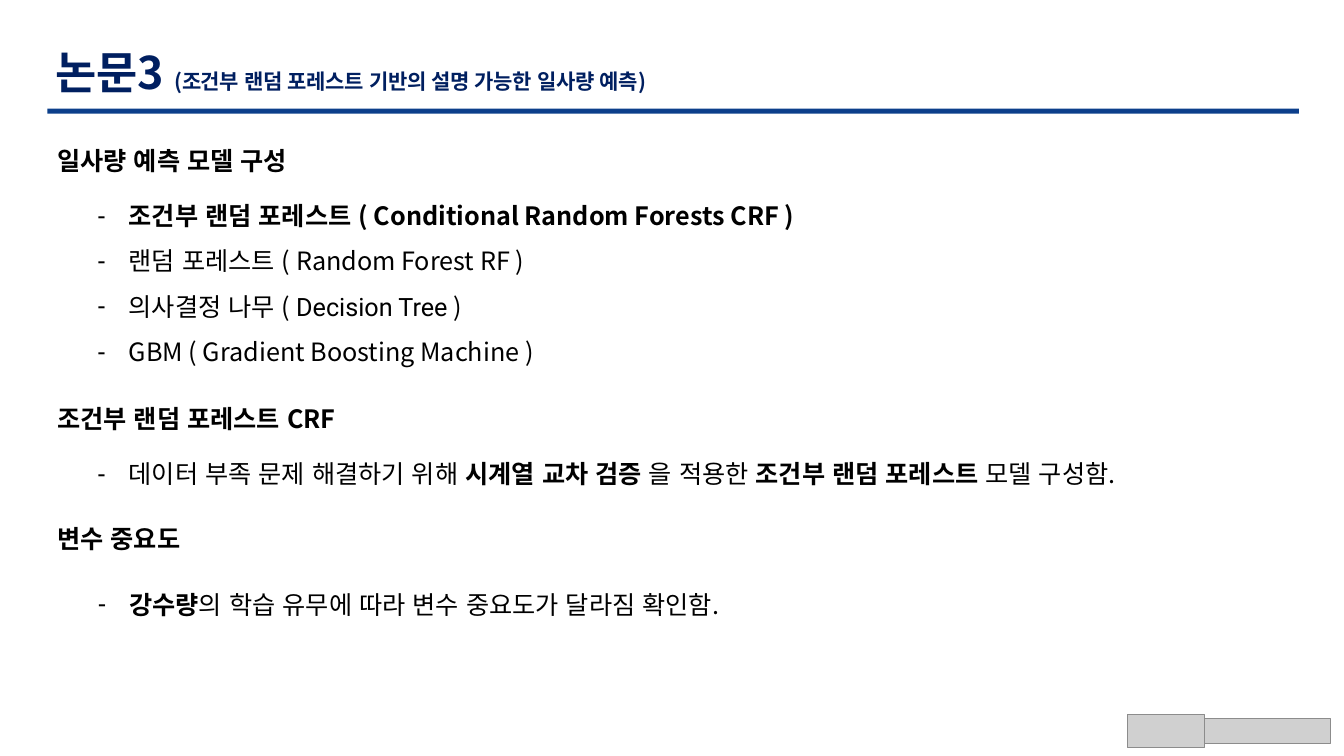
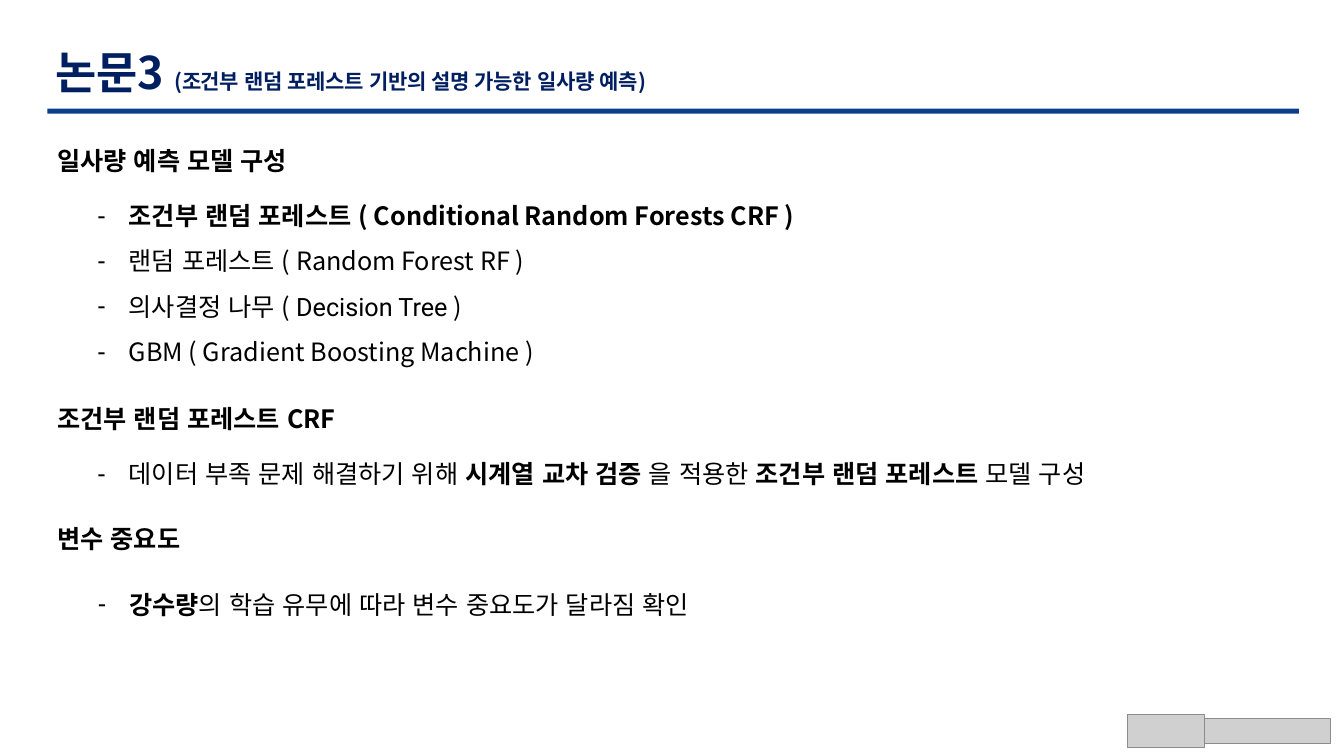
Before and after one commit to TaegyuHan/Solar_radiation_prediction_model, a slide deck: slide 10 of KICS_PT/[KICS] 동향 poster.pptx. Drawn at 1344x756 pixels with LibreOffice and Linux fonts; fonts in the diff are those of the drawing; grey boxes stand for pictures. Boxes give left, top, right and bottom in pixels: in the first picture for what was removed or moved away, otherwise in the second. Text is boxed around its words. In the diff, an @@ line names an element or a change of style, - is before the commit and + after.

```diff
--- a/KICS_PT/[KICS] 동향 poster.pptx
+++ b/KICS_PT/[KICS] 동향 poster.pptx
@@ text at (x1=129, y1=462, x2=1085, y2=486): text changed @@
-– 데이터 부족 문제 해결하기 위해 시계열 교차 검증 을 적용한 조건부 랜덤 포레스트 모델 구성함.
+– 데이터 부족 문제 해결하기 위해 시계열 교차 검증 을 적용한 조건부 랜덤 포레스트 모델 구성
@@ text at (x1=129, y1=593, x2=688, y2=617): text changed @@
-– 강수량의 학습 유무에 따라 변수 중요도가 달라짐 확인함.
+– 강수량의 학습 유무에 따라 변수 중요도가 달라짐 확인
```
Also in this commit, not shown: 10 other slides changed.
